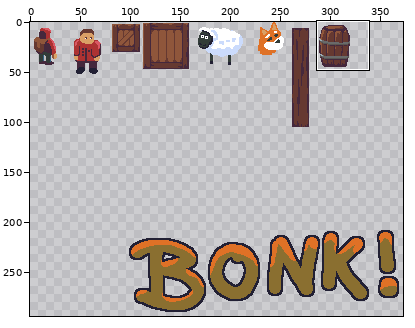
One commit to this pixel-art file: angry-bonk/sprites/sprites.aseprite. The picture above shows the old version from afar; the outline marks the close-up.
Close-up. Before the edit:
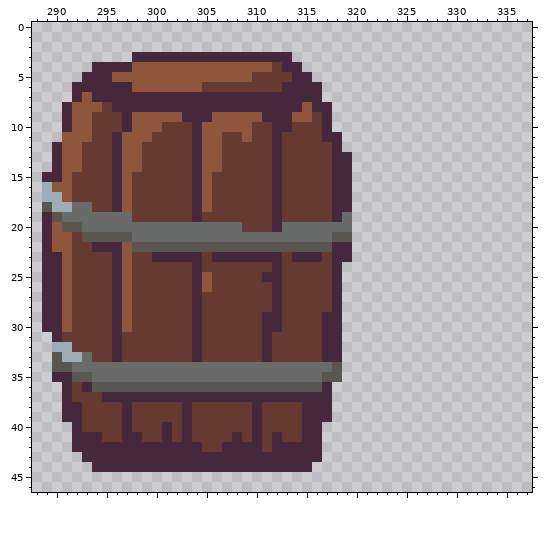
512x512 pixels, 1 frame. Shown: x 288..337, y 0..46. The wide view leaves out empty margins. The commit also changed other parts of the picture, which this record leaves out.
After:
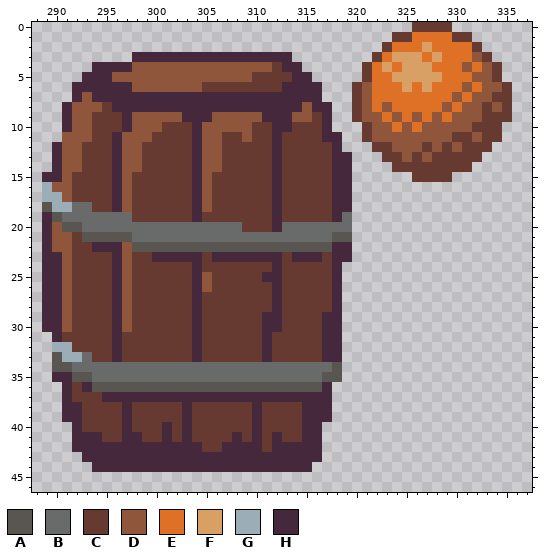
Palette (. is transparent): A #595652  B #696a6a  C #663931  D #8f563b  E #df7126  F #d9a066  G #9badb7  H #45283c
From old to new:
--- layer "Layer 3"
@@ x 318..337 @@
- 0 ....................
- 1 ....................
- 2 ....................
- 3 ....................
- 4 ....................
- 5 ....................
- 6 ....................
- 7 ....................
- 8 ....................
- 9 ....................
-10 ....................
-11 H...................
-12 H...................
-13 HH..................
-14 HH..................
-15 HH..................
+ 0 ........CCCC........
+ 1 ......CCEEEECC......
+ 2 .....CEEEFEEEEC.....
+ 3 ....CEFFFEFEEEDC....
+ 4 ...CEFEFFFEEEDEDC...
+ 5 ...CEEFFFFFEEEDDC...
+ 6 ..CDEEEFEFEEEDEDDC..
+ 7 ..CDEEEEEEEEDEDDCC..
+ 8 ..CDEDEEEEEDEDDCDC..
+ 9 ..CDDEDEDEDEDDDCCC..
+10 ...CDDEDEDDDDDCCC...
+11 H..CDDDDDDDDCCDCC...
+12 H...CCDDDCDCDCCC....
+13 HH...CCDCDCCCCC.....
+14 HH....CCCCCCCC......
+15 HH......CCCC........
 16 HH..................
Pixel boxes of the changes (left, top, right, bottom) in both close-ups:
added: (352, 22, 512, 182)
